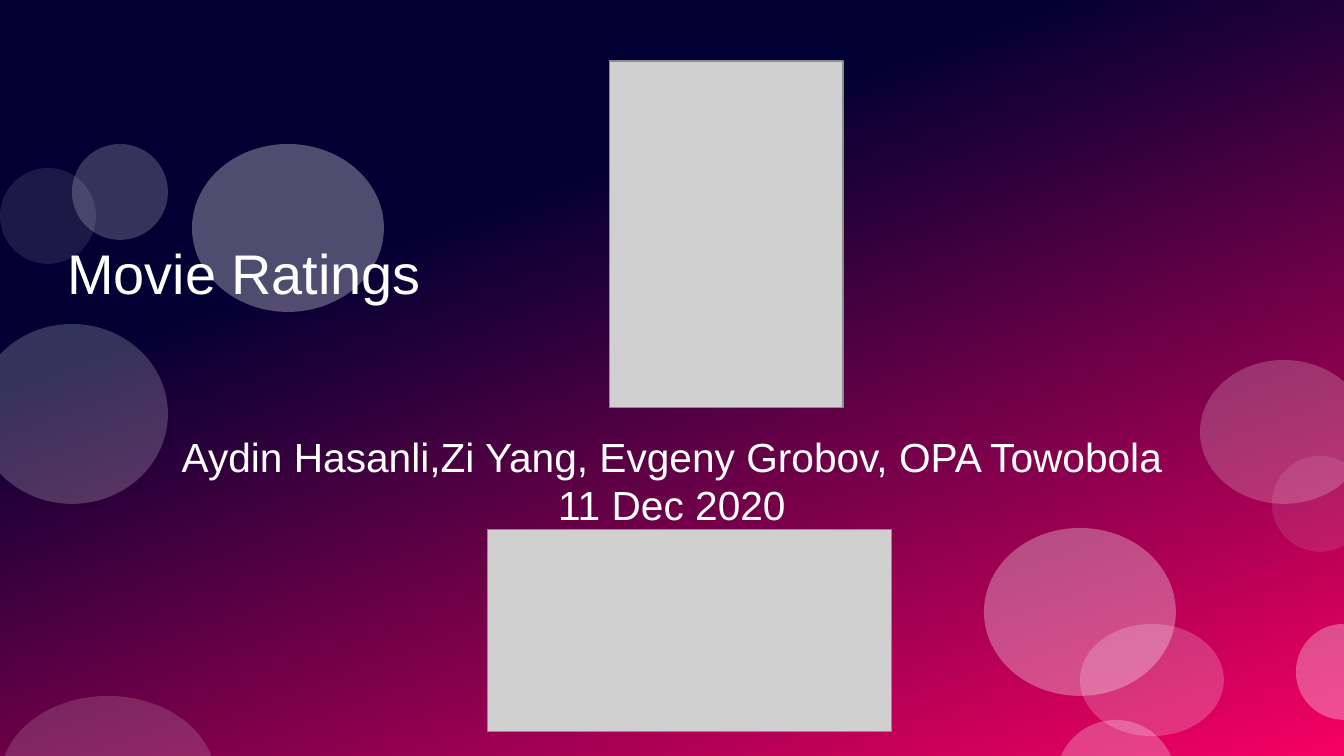
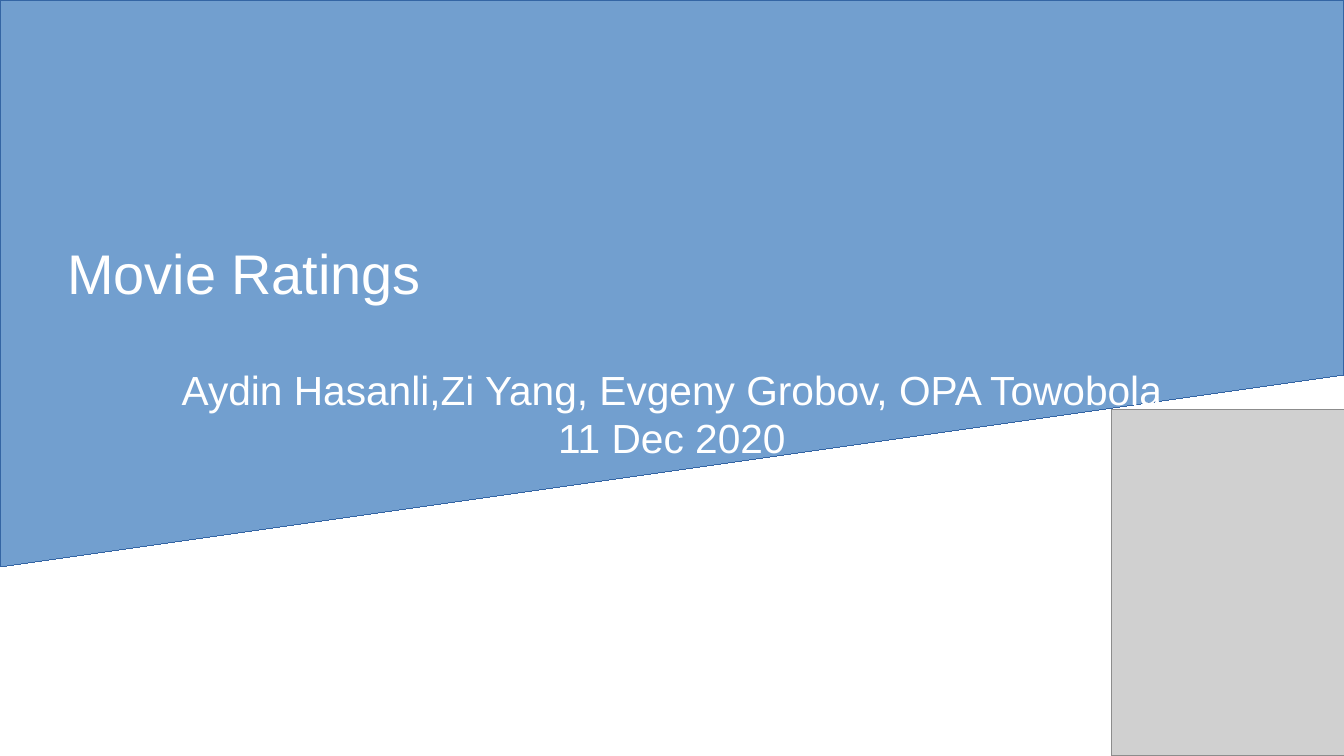
Before and after one commit to aydin-hasanli/recommender-big-four, a slide deck: slide 1 of Move_Ratings.pptx. Drawn at 1344x756 pixels with LibreOffice and Linux fonts; fonts in the diff are those of the drawing; grey boxes stand for pictures. Boxes give left, top, right and bottom in pixels: in the first picture for what was removed or moved away, otherwise in the second. Text is boxed around its words. In the diff, an @@ line names an element or a change of style, - is before the commit and + after.

```diff
--- a/Move_Ratings.pptx
+++ b/Move_Ratings.pptx
@@ rectangle removed at [0, 0, 1344, 756] @@
@@ freeform shape added at [0, 0, 1344, 567], fill #729FCF, outline #3465A4 0 pt @@
@@ ellipse removed at [72, 144, 168, 240] @@
@@ ellipse removed at [191, 144, 383, 312] @@
@@ ellipse removed at [0, 168, 96, 265] @@
@@ text "Aydin Hasanli,Zi Yang, Evgeny Grobov, ..." rewrapped from [182, 442, 1162, 521] to [182, 375, 1162, 461] @@
@@ ellipse removed at [0, 324, 167, 505] @@
@@ ellipse removed at [1200, 360, 1344, 504] @@
@@ picture: place and size @@
-picture at [610, 61, 844, 407]
+picture at [1112, 410, 1344, 756]
@@ ellipse removed at [1272, 456, 1344, 552] @@
@@ picture removed at [488, 529, 892, 732] @@
@@ ellipse removed at [984, 528, 1176, 696] @@
@@ ellipse removed at [1081, 624, 1224, 737] @@
@@ ellipse removed at [1296, 624, 1344, 721] @@
@@ ellipse removed at [0, 696, 216, 756] @@
@@ ellipse removed at [1056, 721, 1176, 756] @@
```
Also in this commit, not shown: 2 other slides changed, 5 slides added, 2 slides removed.
